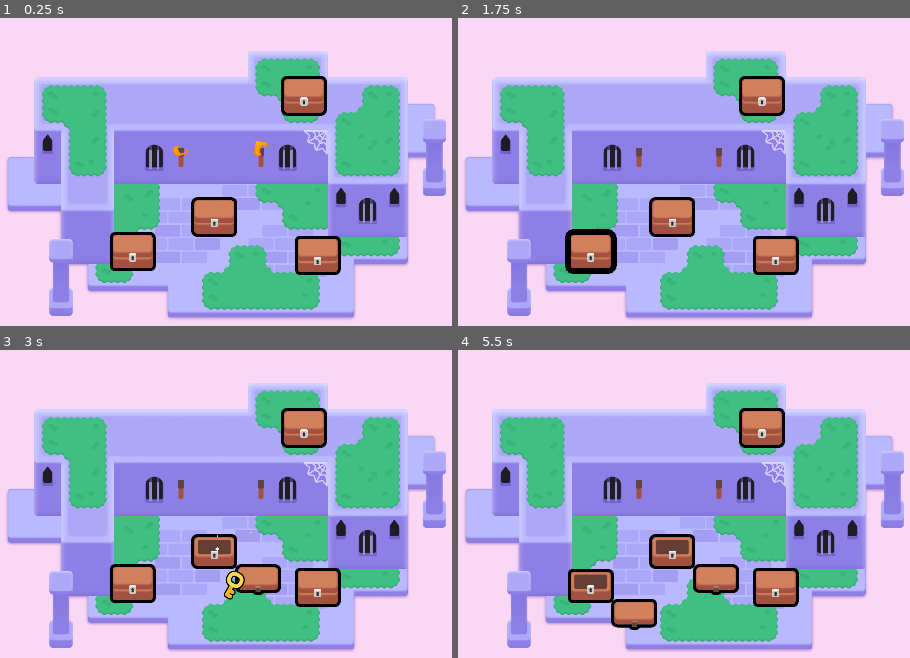
Above: before the commit, frames 1-4 (two rows, left to right).
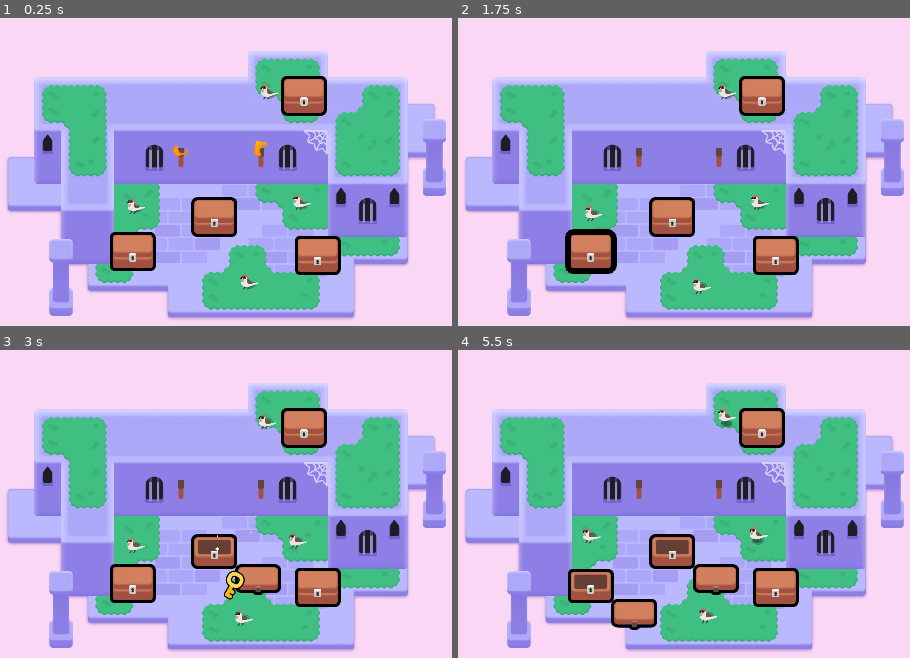
Above: after the commit, the same moments.

Repository: peeryo/2d-GameDev-course
Game: Godot game, scene res://lessons/mini_dungeon.tscn
Same seed, same stepped clock (60 frames per second), same inputs: the game is played once before the commit and once after it.
Inputs (mouse positions are in pixels of both pictures, inside the frame that each line leads up to):
- Up to frame 1 (0.25 s): no input
- Up to frame 2 (1.75 s): tap Enter at 0.5 s; drag from (720, 156) to (589, 252) at 0.52 s; tap Space at 1.25 s; drag from (638, 156) to (589, 252) at 1.27 s
- Up to frame 3 (3 s): tap Enter at 2 s; move the mouse to (212, 550) at 2.02 s; hold D (move_right) 2.03-2.75 s; tap Z at 2.1 s; click (212, 550) at 2.17 s; drag from (248, 531) to (302, 427) at 2.77 s
- Up to frame 4 (5.5 s): drag from (688, 584) to (720, 534) at 3.52 s; tap Space at 4.25 s; drag from (589, 584) to (760, 427) at 4.27 s; move the mouse to (548, 605) at 5.02 s; press the mouse at (548, 605) at 5.03 s; hold S (move_down) from 5.03 s (still down)

The runs differ from the first frame. In frame 1, 0.4% of the frame differs, in the area x 28-69%, y 21-89%; in frame 2, 0.4%; in frame 3, 0.4%; in frame 4, 0.5%, in the area x 27-69%, y 19-89%.

Commit message:
updated bird hops

Diff:
--- a/M06.looting_workbook/lessons/bird.gd
+++ b/M06.looting_workbook/lessons/bird.gd
@@ -5,7 +5,6 @@
 
 #3 drag nodes here to create references
 #remember to hold CMD on a Mac to auto write onready vars
-
 @onready var sprite_2d: Sprite2D = $Sprite2D
 @onready var shadow: Sprite2D = $Shadow
 @onready var wait_timer: Timer = $WaitTimer
--- a/M06.looting_workbook/lessons/bird.tscn
+++ b/M06.looting_workbook/lessons/bird.tscn
@@ -1,15 +1,18 @@
-[gd_scene load_steps=3 format=3 uid="uid://cq8w6m42orde1"]
+[gd_scene load_steps=4 format=3 uid="uid://cq8w6m42orde1"]
 
 [ext_resource type="PackedScene" uid="uid://dnetm54guji21" path="res://assets/bird/shadow.tscn" id="1_5u1s2"]
 [ext_resource type="Texture2D" uid="uid://bwhshkk62k3bh" path="res://assets/bird/sparrow.png" id="1_7hhw4"]
+[ext_resource type="Script" path="res://lessons/bird.gd" id="1_w2o5b"]
 
 [node name="Bird" type="Node2D"]
+script = ExtResource("1_w2o5b")
 
 [node name="Sprite2D" type="Sprite2D" parent="."]
 texture_filter = 1
 texture = ExtResource("1_7hhw4")
 
 [node name="Shadow" parent="." instance=ExtResource("1_5u1s2")]
+position = Vector2(2, 7)
 
 [node name="WaitTimer" type="Timer" parent="."]
 one_shot = true
--- a/M06.looting_workbook/lessons/mini_dungeon.tscn
+++ b/M06.looting_workbook/lessons/mini_dungeon.tscn
@@ -7,6 +7,7 @@
 [ext_resource type="Texture2D" uid="uid://l0y1k1obencd" path="res://assets/dungeon/spider_web.png" id="5_ywba7"]
 [ext_resource type="PackedScene" uid="uid://eundh35r605v" path="res://assets/torch/torch.tscn" id="6_fokey"]
 [ext_resource type="PackedScene" uid="uid://dsw5246jlcrjk" path="res://lessons/chest/chest.tscn" id="7_ngkfc"]
+[ext_resource type="PackedScene" uid="uid://cq8w6m42orde1" path="res://lessons/bird.tscn" id="8_bhk4h"]
 
 [sub_resource type="TileSetAtlasSource" id="TileSetAtlasSource_6s4s5"]
 texture = ExtResource("1_sym7n")
@@ -334,3 +335,15 @@
 
 [node name="Chest4" parent="." instance=ExtResource("7_ngkfc")]
 position = Vector2(775, -10)
+
+[node name="Bird" parent="." instance=ExtResource("8_bhk4h")]
+position = Vector2(371, 245)
+
+[node name="Bird2" parent="." instance=ExtResource("8_bhk4h")]
+position = Vector2(643, 427)
+
+[node name="Bird3" parent="." instance=ExtResource("8_bhk4h")]
+position = Vector2(769, 236)
+
+[node name="Bird4" parent="." instance=ExtResource("8_bhk4h")]
+position = Vector2(691, -29)
Not shown: 1 places in M06.looting_workbook/lessons/mini_dungeon.tscn that only renumber resources
